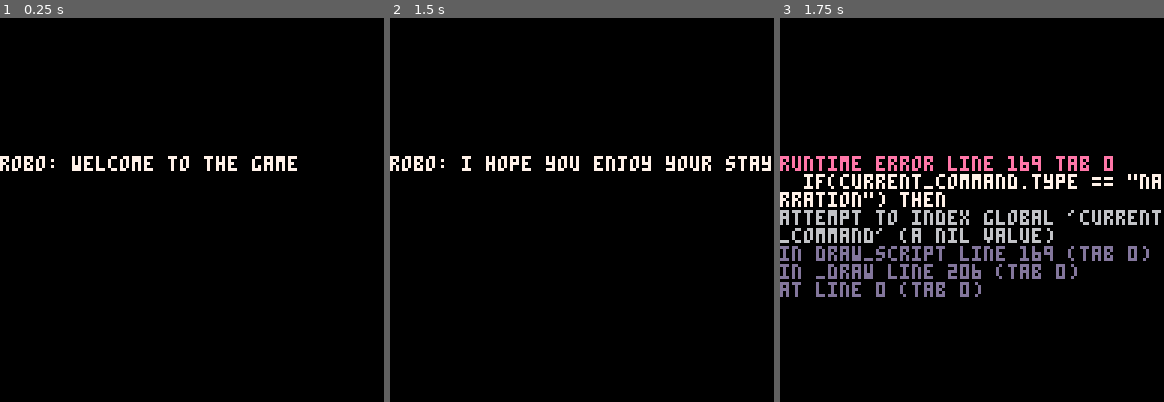
Above: before the commit, frames 1-3 (left to right).
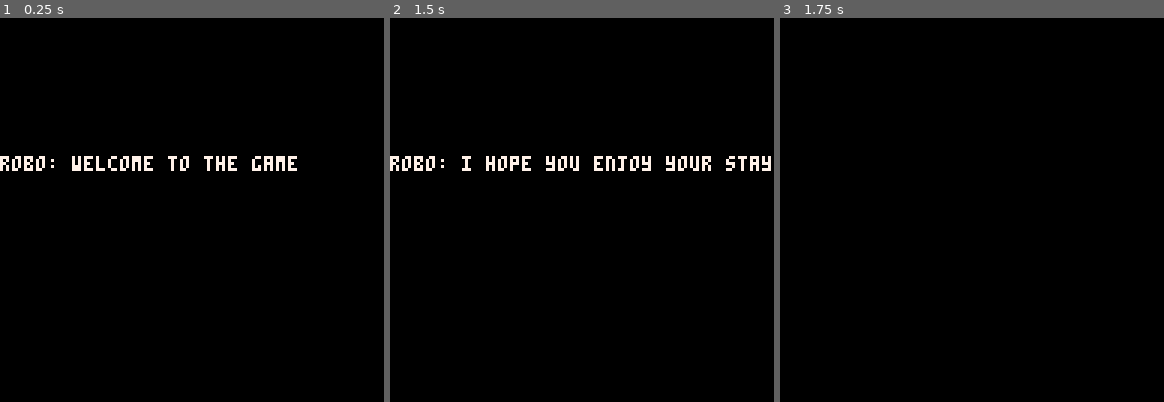
Above: after the commit, the same moments.

Repository: thirdtruck/picodateo
Game: PICO-8 cartridge picodateo.p8
Same seed, same stepped clock (60 frames per second), same inputs: the game is played once before the commit and once after it.
Inputs:
- Up to frame 1 (0.25 s): no input
- Up to frame 2 (1.5 s): tap X (X key) at 0.33, 1.07 s; tap O (Z key) at 0.7 s
- Up to frame 3 (1.75 s): hold Right from 1.6 s (still down); tap O (Z key) at 1.7 s

Frames 1-2 are identical in both runs. In frame 3, 9.6% of the frame differs, in the area x 0-100%, y 35-73%.
Error before the commit: runtime error line 169 tab 0; if(current_command.type == "narration") then; attempt to index global 'current_command' (a nil value)

Commit message:
Add jump command.

Diff:
--- a/picodateo.p8
+++ b/picodateo.p8
@@ -44,7 +44,7 @@
   }
 }
 
-scenes={init={{type="speech",speaker="robo",text="welcome to the game"},{type="speech",speaker="robo",text="i hope you enjoy your stay"}},goodbye={{type="speech",speaker="robo" …(194 unchanged characters)…
+scenes={init={{type="speech",speaker="robo",text="welcome to the game"},{type="speech",speaker="robo",text="i hope you enjoy your stay"},{type="jump",go_to="goodbye"}},goodbye={{type="speech",speaker="robo" …(194 unchanged characters)…
 
 function _init()
   variables = {}
@@ -89,6 +89,11 @@
       command = current_scene[current_command_index]
       current_option = 1
     end
+  elseif (command.type == "jump") then
+    current_command_index = 1
+    current_scene = scenes[command.go_to]
+    command = current_scene[current_command_index]
+    current_option = 1
   elseif (command.type == "stage_direction") then
     if (command.instructions == "show") then
       current_avatar = avatars[command.actor]
Not shown, changed: bin/picodateo.citrus
Not shown, changed: bin/try_citrus.rb
Not shown, changed: game/scripts/citrus.dateo
